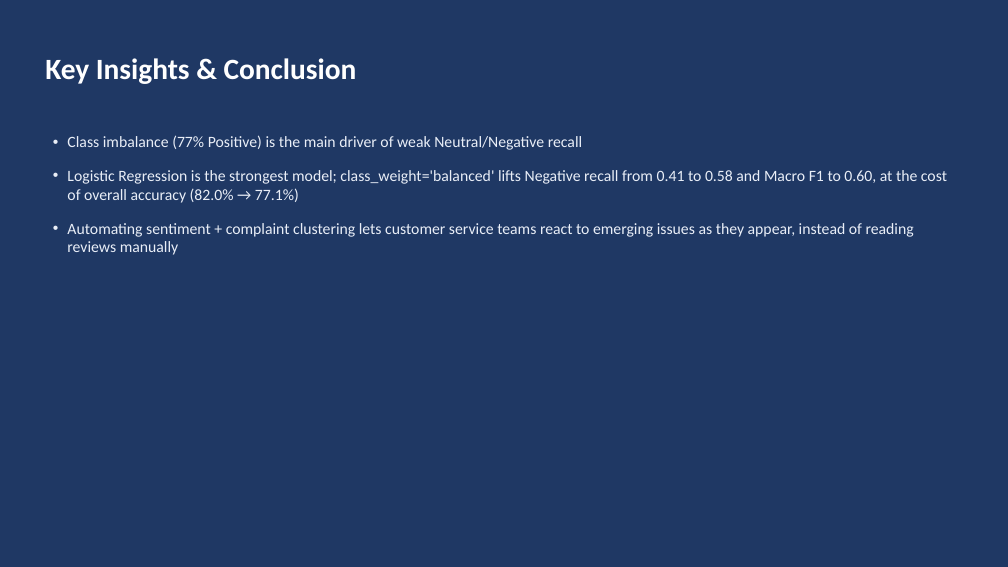
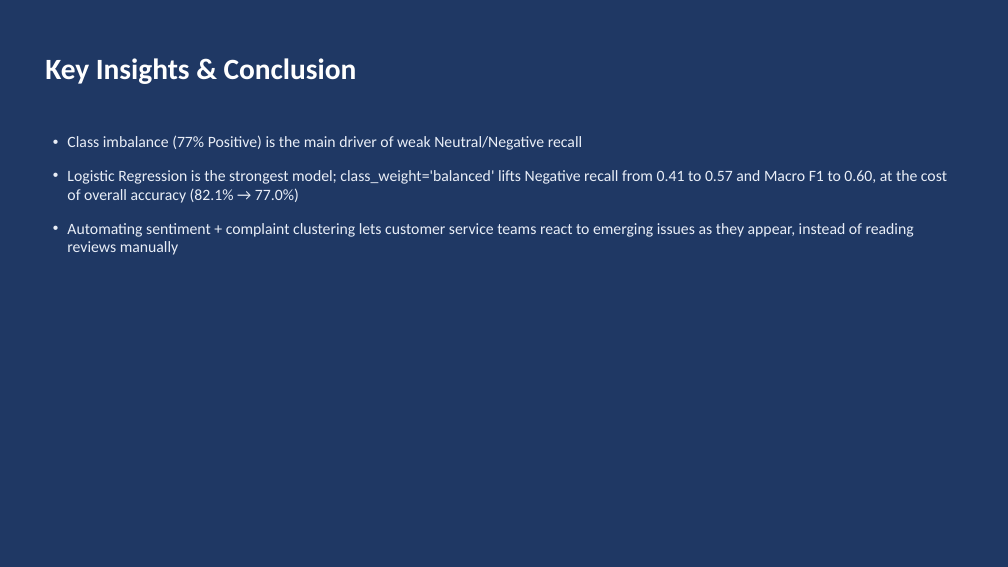
Before and after one commit to AhmedAbdullatifA/AI-Engineer-Journey, a slide deck: slide 11 of projects/ai-customer-feedback-intelligence-system/docs/Presentation_Project.pptx. Drawn at 1008x567 pixels with LibreOffice and Linux fonts; fonts in the diff are those of the drawing. Boxes give left, top, right and bottom in pixels: in the first picture for what was removed or moved away, otherwise in the second. Text is boxed around its words. In the diff, an @@ line names an element or a change of style, - is before the commit and + after.

```diff
--- a/projects/ai-customer-feedback-intelligence-system/docs/Presentation_Project.pptx
+++ b/projects/ai-customer-feedback-intelligence-system/docs/Presentation_Project.pptx
@@ text at [67, 170, 947, 203]: text changed @@
-• Logistic Regression is the strongest model; class_weight='balanced' lifts Negative recall from 0.41 to 0.58 and Macro F1 to 0.60, at the cost of overall accuracy (82.0% → 77.1%)
+• Logistic Regression is the strongest model; class_weight='balanced' lifts Negative recall from 0.41 to 0.57 and Macro F1 to 0.60, at the cost of overall accuracy (82.1% → 77.0%)
```
Also in this commit, not shown: 4 other slides changed, 8 other files.
